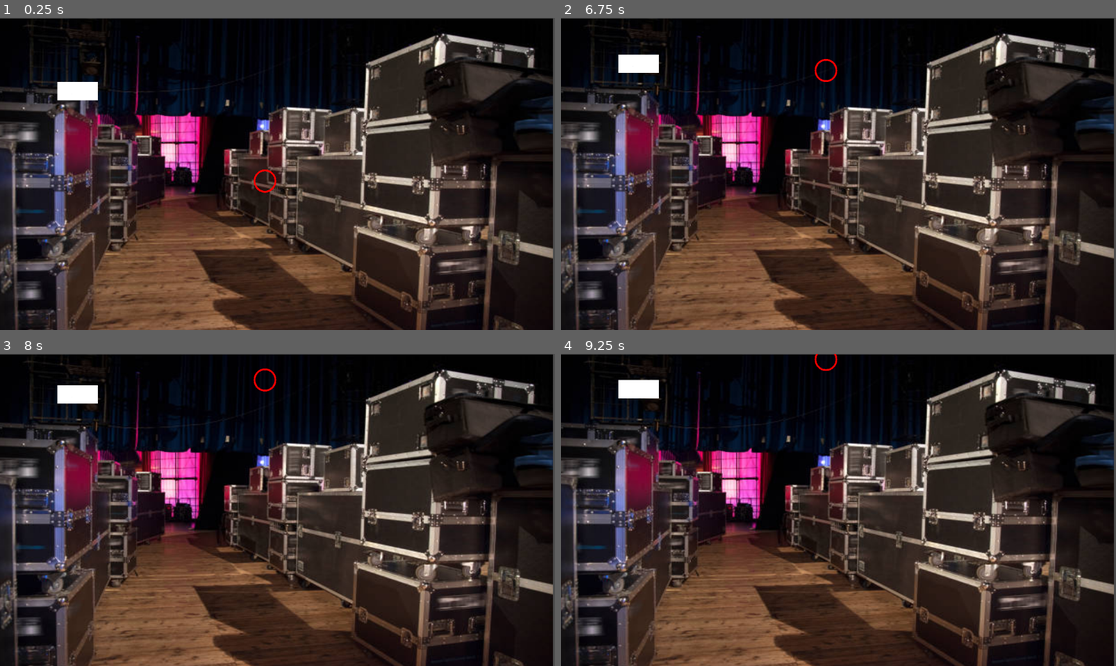
Above: before the commit, frames 1-4 (two rows, left to right).
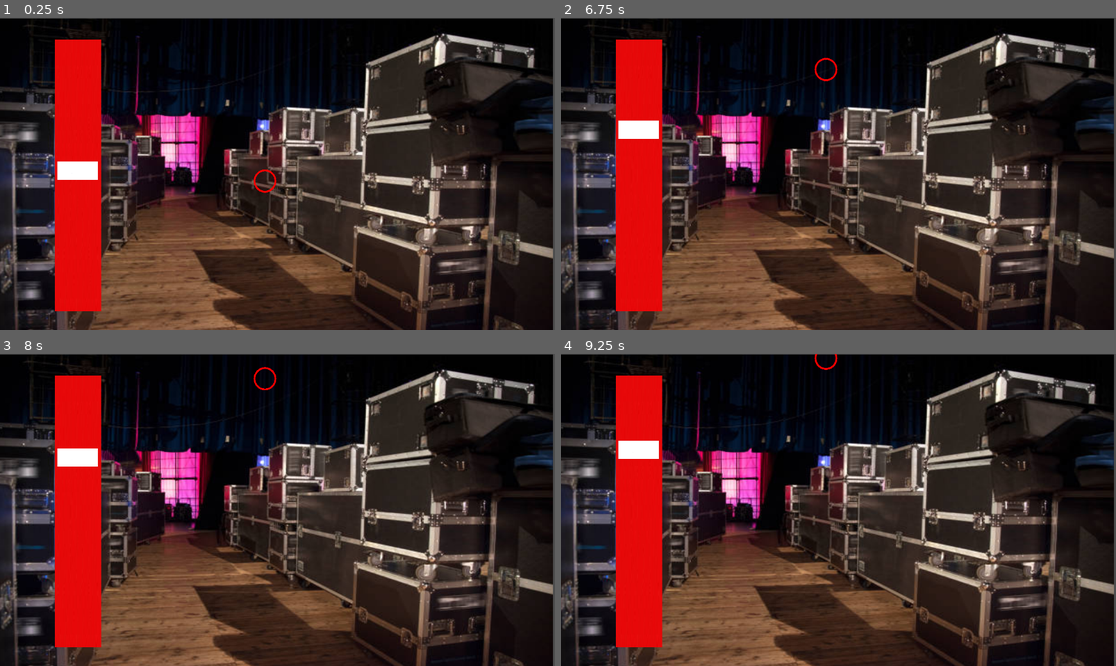
Above: after the commit, the same moments.

Repository: authenticBloodshed/RecklessRoadie
Game: Godot game, scene res://Minigame.tscn
Same seed, same stepped clock (60 frames per second), same inputs: the game is played once before the commit and once after it.
Inputs (mouse positions are in pixels of both pictures, inside the frame that each line leads up to):
- Up to frame 1 (0.25 s): no input
- Up to frame 2 (6.75 s): move the mouse to (960, 158) at 0.52 s; click (960, 158) at 0.77 s; move the mouse to (727, 189) at 1.27 s; click (727, 189) at 1.52 s; move the mouse to (894, 105) at 2.02 s; move the mouse to (810, 236) at 2.77 s; click (810, 236) at 3.02 s; move the mouse to (1005, 220) at 3.52 s; click (1005, 220) at 3.77 s; tap Enter at 4.25 s; move the mouse to (672, 127) at 4.27 s; click (672, 127) at 4.52 s; move the mouse to (866, 174) at 5.02 s; move the mouse to (755, 96) at 5.77 s; click (755, 96) at 6.02 s; tap Space at 6.5 s; move the mouse to (960, 158) at 6.52 s
- Up to frame 3 (8 s): click (399, 494) at 6.77 s; tap Enter at 7.25 s; move the mouse to (166, 525) at 7.27 s; click (166, 525) at 7.52 s
- Up to frame 4 (9.25 s): move the mouse to (894, 441) at 8.02 s; move the mouse to (810, 572) at 8.77 s; click (810, 572) at 9.02 s

The runs differ from the first frame. In frame 1, 7.3% of the frame differs, in the area x 9-19%, y 6-94%; in frame 2, 7.4%; in frame 3, 7.4%, in the area x 9-50%, y 4-94%; in frame 4, 7.4%.

Commit message:
Added bar and target now bounces

Diff:
--- a/Introduction To Godot/Minigame.tscn
+++ b/Introduction To Godot/Minigame.tscn
@@ -1,13 +1,17 @@
-[gd_scene load_steps=8 format=3 uid="uid://b8lg3dxh6xjmh"]
+[gd_scene load_steps=10 format=3 uid="uid://b8lg3dxh6xjmh"]
 
 [ext_resource type="Texture2D" uid="uid://nafkjj5m1h7q" path="res://backstage.jpg" id="1_jss84"]
 [ext_resource type="Script" path="res://Player.gd" id="2_l1et3"]
 [ext_resource type="Texture2D" uid="uid://dpted78kifhjw" path="res://pngimg.com - circle_PNG49.png" id="2_o50nc"]
+[ext_resource type="Texture2D" uid="uid://bsgigqcxnjcoq" path="res://red square.jpg" id="4_12hys"]
 [ext_resource type="Texture2D" uid="uid://bbew7vrtkuahg" path="res://square.png" id="4_baiss"]
 [ext_resource type="Script" path="res://Target.gd" id="5_l3ho7"]
 
 [sub_resource type="CircleShape2D" id="CircleShape2D_tedlw"]
 radius = 24.0
+
+[sub_resource type="RectangleShape2D" id="RectangleShape2D_5ppky"]
+size = Vector2(300.004, 2.85718)
 
 [sub_resource type="RectangleShape2D" id="RectangleShape2D_m5cec"]
 size = Vector2(198.89, 200.671)
@@ -39,8 +43,24 @@
 [node name="Camera2D" type="Camera2D" parent="."]
 position = Vector2(584, 321)
 
+[node name="Bar" type="Sprite2D" parent="."]
+position = Vector2(170, 324)
+scale = Vector2(0.319995, 3.36)
+texture = ExtResource("4_12hys")
+
+[node name="Area2D" type="Area2D" parent="Bar"]
+scale = Vector2(1, 1)
+
+[node name="CollisionTop" type="CollisionShape2D" parent="Bar/Area2D"]
+position = Vector2(-6.10352e-05, -82.7381)
+shape = SubResource("RectangleShape2D_5ppky")
+
+[node name="CollisionBottom" type="CollisionShape2D" parent="Bar/Area2D"]
+position = Vector2(-6.10352e-05, 82.4405)
+shape = SubResource("RectangleShape2D_5ppky")
+
 [node name="Target" type="Sprite2D" parent="."]
-position = Vector2(169, 151)
+position = Vector2(169, 317)
 scale = Vector2(0.422343, 0.189364)
 texture = ExtResource("4_baiss")
 script = ExtResource("5_l3ho7")
--- a/Introduction To Godot/Target.gd
+++ b/Introduction To Godot/Target.gd
@@ -1,6 +1,6 @@
 extends Sprite2D
 
-var random = Vector2(0, randf_range(-10, 10))
+var random = Vector2(0, randf_range(-15, 15))
 var motion = Vector2(0, -1)
 
 # Called when the node enters the scene tree for the first time.
@@ -12,3 +12,6 @@
 func _process(delta):
 	# Applies motion
 	position += random * delta
+
+	if position.y > 583 or position.y < 65:
+		random *= -1
--- a/Introduction To Godot/project.godot
+++ b/Introduction To Godot/project.godot
@@ -20,5 +20,6 @@
 Jump={
 "deadzone": 0.5,
 "events": [Object(InputEventMouseButton,"resource_local_to_scene":false,"resource_name":"","device":-1,"window_id":0,"a …(253 unchanged characters)…
+, Object(InputEventKey,"resource_local_to_scene":false,"resource_name":"","device":-1,"window_id":0,"alt_pressed":false,"shift_pressed":false,"ctrl_pressed":false,"meta_pressed":false,"pressed":false,"keycode":0,"physical_keycode":32,"key_label":0,"unicode":32,"echo":false,"script":null)
 ]
 }
Binary file added: Introduction To Godot/red square.jpg
Not shown, added: Introduction To Godot/red square.jpg.import
